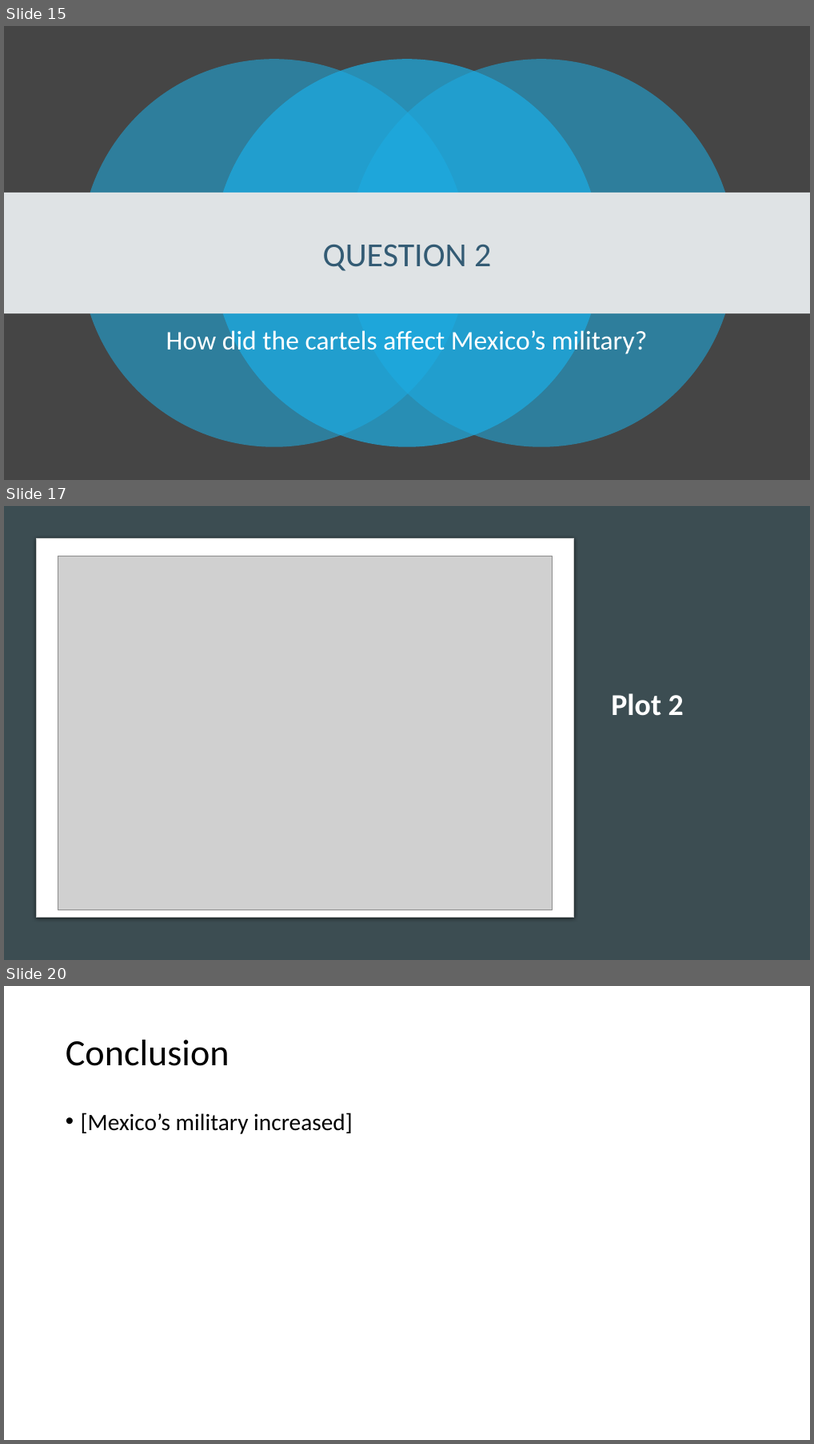
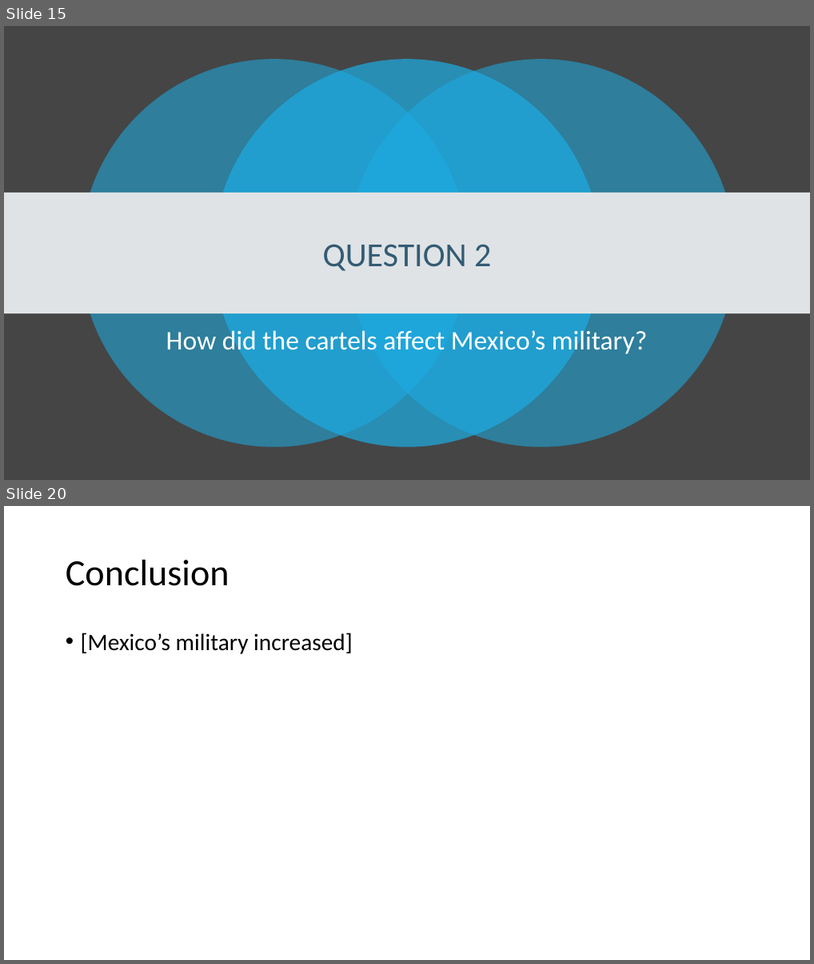
Before and after one commit to xazip/ds202_Final_Project, a slide deck: DS 202 Final Presentation.pptx. Shown one above the other, each under a label of ours: slides 15, 17 and 20 before the commit, slides 15 and 20 after it; the slides between them are not shown. The pictures are 814x1444 and 814x964 pixels, drawn with LibreOffice and Linux fonts; fonts in the diff are those of the drawing; grey boxes stand for pictures. Boxes give left, top, right and bottom in pixels: in the first picture for what was removed or moved away, otherwise in the second. Text is boxed around its words. In the diff, an @@ line names an element or a change of style, - is before the commit and + after.

```diff
--- a/DS 202 Final Presentation.pptx
+++ b/DS 202 Final Presentation.pptx
@@ slide 17 removed at (4,506,810,960), background #DFE3E5 @@
@@ rectangle removed at (4,506,810,960) @@
@@ rounded rectangle removed at (37,538,574,916) @@
@@ picture removed at (58,556,553,909) @@
@@ title removed at (611,693,684,716) @@
-Plot 2
```
Also in this commit, not shown: 1 slide changed, 4 slides added, 3 other slides removed.
